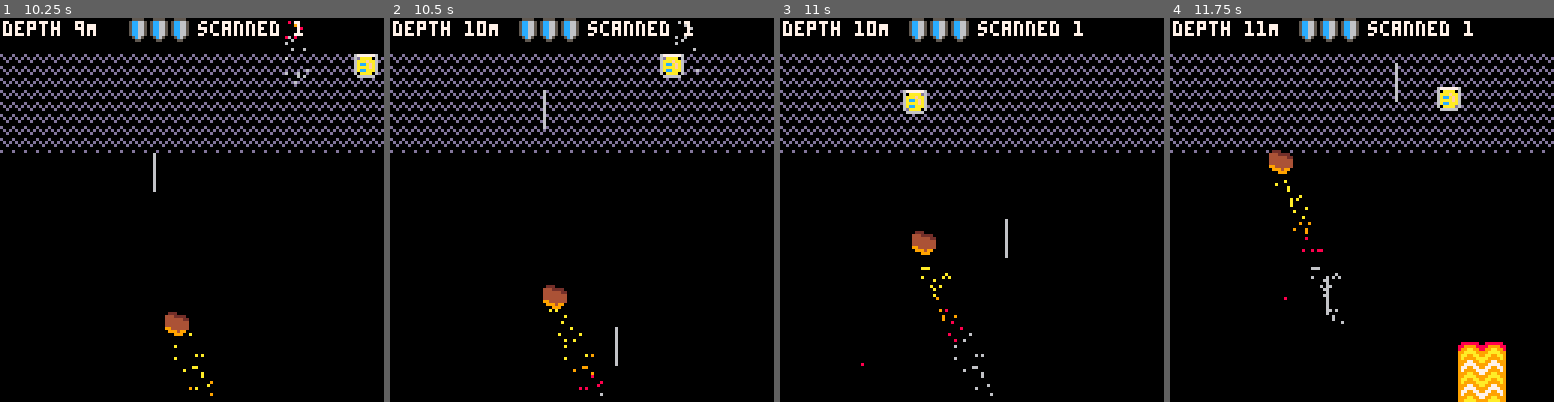
Above: before the commit, frames 1-4 (left to right).
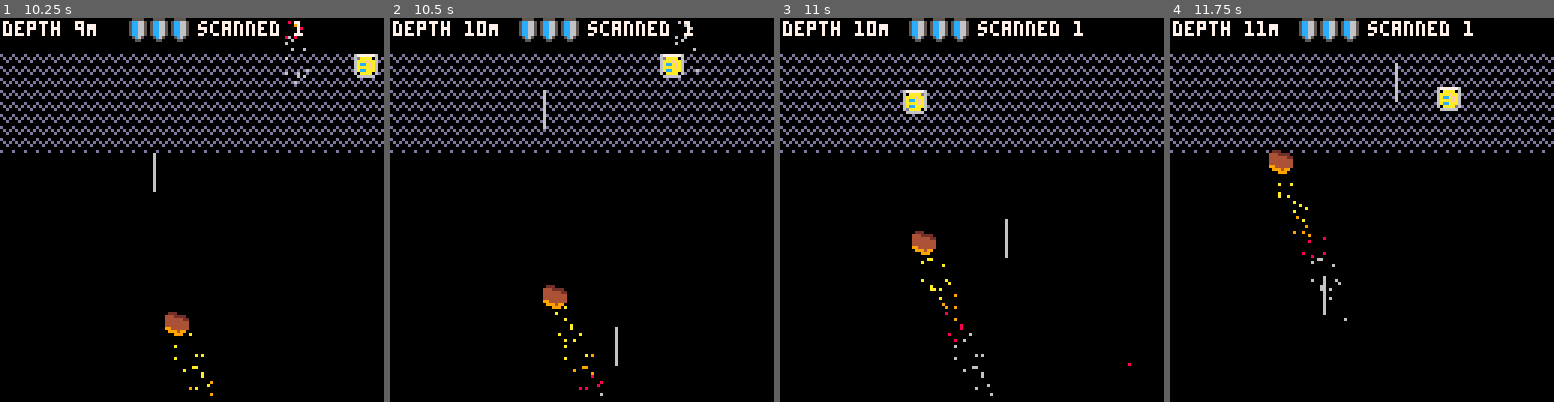
Above: after the commit, the same moments.

Repository: broquaint/pico8-carts
Game: PICO-8 cartridge tephratoil.p8
Same seed, same stepped clock (60 frames per second), same inputs: the game is played once before the commit and once after it.
Inputs:
- Up to frame 1 (10.25 s): tap X (X key) at 0.33, 1.07, 1.85, 2.97, 4.08, 5.2, 6.32, 7.43, 8.55, 9.67 s; tap O (Z key) at 0.7, 1.7, 2.1, 2.5, 2.9, 3.3, 3.7, 4.1, 4.5, 4.9, 5.3, 5.7, 6.1, 6.5, 6.9, 7.3, 7.7, 8.1, 8.5, 8.9, 9.3, 9.7, 10.1 s; hold Right 1.6-2.1 s; hold Up 2.15-2.42 s; hold Right 2.47-3.03 s; hold Left 3.08-3.58 s; hold Down 3.63-3.97 s; hold Right 4.02-4.68 s; hold Up 4.73-5.03 s; hold Left 5.08-5.68 s; hold Down 5.73-6.03 s; hold Right 6.08-6.58 s; hold Right 6.63-7.13 s; hold Up 7.18-7.45 s; hold Right 7.5-8.07 s; hold Left 8.12-8.62 s; hold Down 8.67-9 s; hold Right 9.05-9.72 s; hold Up 9.77-10.07 s; hold Left from 10.12 s (still down)
- Up to frame 2 (10.5 s): keep holding Left
- Up to frame 3 (11 s): tap O (Z key) at 10.5, 10.9 s; release Left at 10.72 s; hold Down from 10.77 s (still down); tap X (X key) at 10.78 s
- Up to frame 4 (11.75 s): release Down at 11.07 s; hold Right 11.12-11.62 s; tap O (Z key) at 11.3, 11.7 s

Frame 1 is identical in both runs. In frame 2, less than 0.1% of the frame differs, in the area x 41-48%, y 75-81%; in frame 3, 0.2%; in frame 4, 2.5%, in the area x 27-88%, y 42-100%.

Commit message:
Make geysers slightly more interesting

Diff:
--- a/tephratoil.p8
+++ b/tephratoil.p8
@@ -227,7 +227,8 @@
    return make_obj({
          x = gx,
          y = 128,
-         height = 8+(16*6),
+         -- standard body + depth additon
+         height = (16*6) + (8*min(10,depth_count/20)),
    })
 end
 
@@ -331,8 +332,8 @@
       add(obstacles, obstacle)
    end
 
-   -- Geyser(s) every 10 seconds
-   if frame_count % 300 == 0 then
+   -- Geyser(s) every 10 seconds except at 10s
+   if frame_count % 300 == 0 and frame_count != 300 then
       local gc = 1 + min(3, depth_count / 30)
       for n = 1, gc do
          delay(function()
@@ -357,7 +358,7 @@
    wait(30)
 
    from = g.y
-   to   = -112
+   to   = -(g.height+32)
    local speed = 100 - min(50, (5 * (depth_count / 10)))
    for f = 1, speed do
       if current_game_state == game_state_playing then
@@ -793,7 +794,8 @@
 function display_end_game_summary()
    rectfill(18, 47, 114, 117, storm)
    rectfill(16, 45, 112, 115, silver)
-   print('science over! scanned:', 18, 47, storm)
+--   print('science over! scanned:', 18, 47, storm)
+   print('research over! results:', 18, 47, storm)
 
    if(#showing.missile > 0) print(#showing.missile, 18, 57, storm)
    for idx,o in pairs(showing.missile) do
@@ -923,23 +925,19 @@
    pal(moss, sand)
    for g in all(geysers) do
       sspr(14*8, 0, 16, 8, g.x, g.y)
-      for i = 0,5 do
-         sspr(14*8, 8, 16, 16, g.x, g.y+8+(i*16))
-      end
-      sspr(14*8, 24, 16, 8, g.x, g.y+g.height)
-      --sspr(14*8, 0, 16, 8, g.x, g.y)
-      --rectfill(g.x, g.y, g.x+16,g.y+32, ember)
+      local body_y = g.y
+      for i = 1,(g.height/8) do
+         body_y += 8
+         sspr(14*8, 8, 16, 8, g.x, body_y)
+      end
+      sspr(14*8, 24, 16, 8, g.x, body_y+8)
    end
    pal(moss, moss)
 
-   -- print('cool', 16, 16, frame_count % 16)
    spr(player.sprite, player.x, player.y)
-   -- sspr(3*8, 0, 16, 8, player.x-8, player.y+8, 32, 24)
    -- rect(player.x + 1, player.y + 1, player.x + 6, player.y + 6, lime)
 
-   --rectfill(0, 0, 128, 7, slate)
    print('depth ' .. depth_count .. 'M', 1, 1, white)
-   -- print('health ', 36, 1, white)
    for i = 1,player.default_health do
       spr((player.health >= i and 3 or 4), 35 + i*7)
    end
